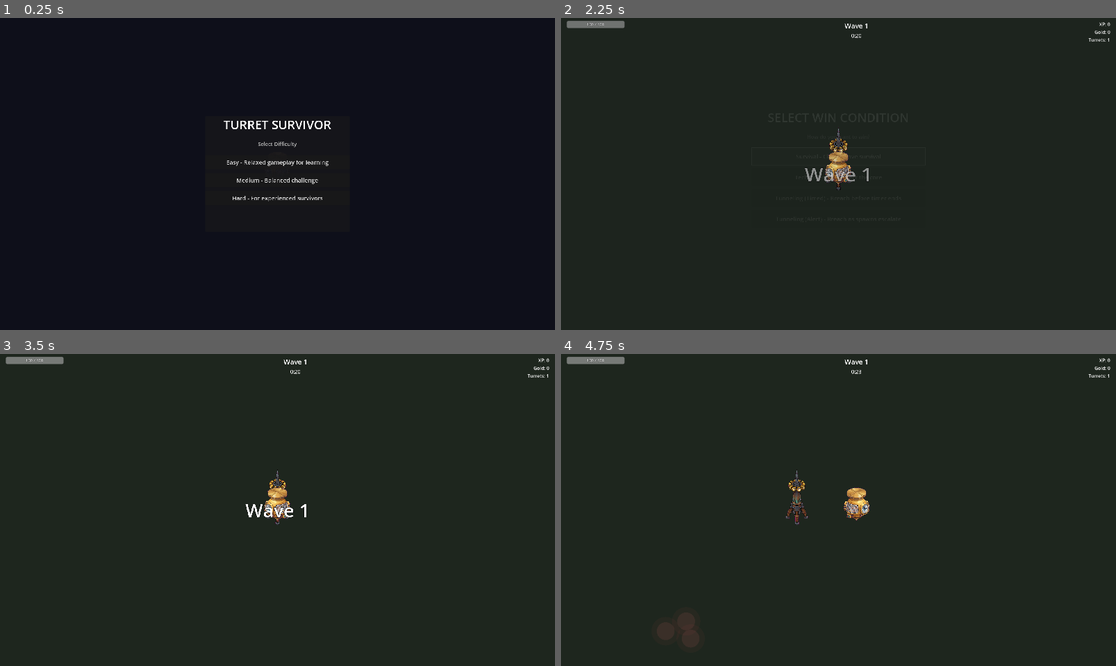
Above: before the commit, frames 1-4 (two rows, left to right).
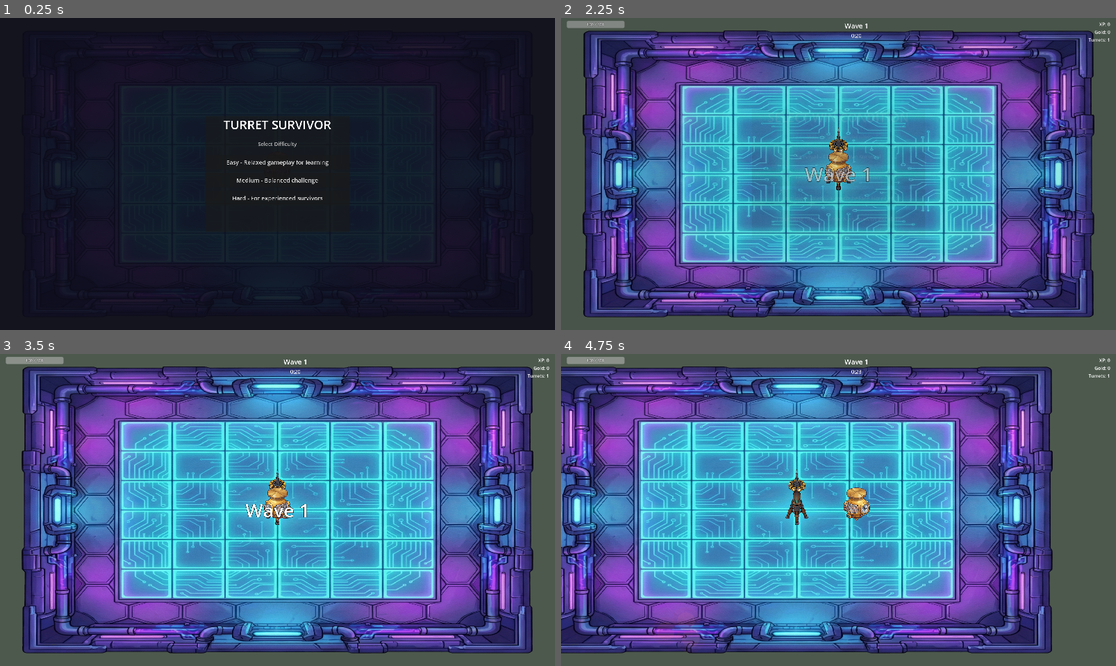
Above: after the commit, the same moments.

Repository: arebolledo2/turret-game
Game: Godot game, scene res://scenes/main.tscn
The game is run twice, just before and just after one commit, with the same random seed, the same clock (stepped at 60 frames per second) and the same inputs.
Inputs (mouse positions are in pixels of both pictures, inside the frame that each line leads up to):
- Up to frame 1 (0.25 s): no input
- Up to frame 2 (2.25 s): click "Easy - Relaxed gameplay for l…" at 0.5 s; tap Enter at 1.25 s; move the mouse to (960, 158) at 1.27 s; hold D (move_right) 1.28-2 s; tap F (pickup_turret) at 1.35 s; click (960, 158) at 1.42 s; click "Survival - Classic wave survi…" at 2 s
- Up to frame 3 (3.5 s): drag from (166, 525) to (277, 510) at 2.77 s
- Up to frame 4 (4.75 s): tap Space at 3.5 s; move the mouse to (894, 441) at 3.52 s; hold D (move_right) 3.53-4.25 s; hold Shift 3.53-4.25 s; drag from (810, 572) to (860, 510) at 4.27 s

The runs differ from the first frame. In frame 2, 98% of the frame differs, in the area x 0-100%, y 0-100%; in frame 3, 99%; in frame 4, 99%.

Commit message:
feat: Implement fixed-size game arena with background image and setup script.

Diff:
--- a/scenes/main.tscn
+++ b/scenes/main.tscn
@@ -13,6 +13,7 @@
 [ext_resource type="PackedScene" uid="uid://hud_scene_001" path="res://scenes/ui/hud.tscn" id="7_hud"]
 [ext_resource type="Script" path="res://scripts/shop_manager.gd" id="8_shop_mgr"]
 [ext_resource type="PackedScene" uid="uid://shop_screen_001" path="res://scenes/ui/shop_screen.tscn" id="9_shop_screen"]
+[ext_resource type="Texture2D" uid="uid://arena_bg_001" path="res://assets/sprites/arena_background.png" id="10_arena_bg"]
 
 [node name="Main" type="Node2D"]
 y_sort_enabled = true
@@ -20,12 +21,13 @@
 [node name="Arena" type="Node2D" parent="."]
 script = ExtResource("1_arena_setup")
 
-[node name="Ground" type="ColorRect" parent="Arena"]
+[node name="Ground" type="TextureRect" parent="Arena"]
 offset_left = -700.0
 offset_top = -450.0
 offset_right = 700.0
 offset_bottom = 450.0
-color = Color(0.12, 0.15, 0.12, 1)
+texture = ExtResource("10_arena_bg")
+expand_mode = 1
 
 [node name="Boundary" type="ColorRect" parent="Arena"]
 offset_left = -710.0
--- a/scripts/arena_setup.gd
+++ b/scripts/arena_setup.gd
@@ -10,7 +10,7 @@
 const FIXED_ARENA_WIDTH: int = 1920
 const FIXED_ARENA_HEIGHT: int = 1080
 
-@onready var ground: ColorRect = $Ground
+@onready var ground: TextureRect = $Ground
 @onready var boundary: ColorRect = $Boundary
 
 func _ready() -> void:
@@ -31,14 +31,14 @@
 
 	# Setup ground (playable area)
 	if ground:
-		ground.offset_left = -half_width
-		ground.offset_top = -half_height
+		ground.offset_left = - half_width
+		ground.offset_top = - half_height
 		ground.offset_right = half_width
 		ground.offset_bottom = half_height
 
 	# Setup boundary (border around ground)
 	if boundary:
-		boundary.offset_left = -half_width - border_thickness
-		boundary.offset_top = -half_height - border_thickness
+		boundary.offset_left = - half_width - border_thickness
+		boundary.offset_top = - half_height - border_thickness
 		boundary.offset_right = half_width + border_thickness
 		boundary.offset_bottom = half_height + border_thickness
Binary file added: assets/sprites/arena_background.png
Not shown, added: assets/sprites/arena_background.png.import
